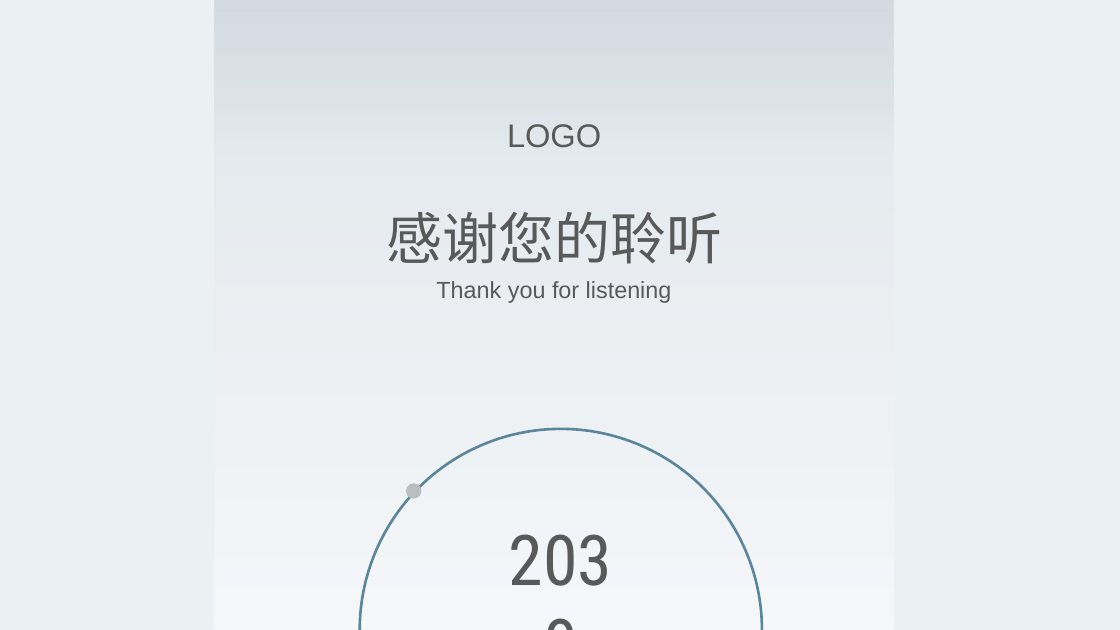
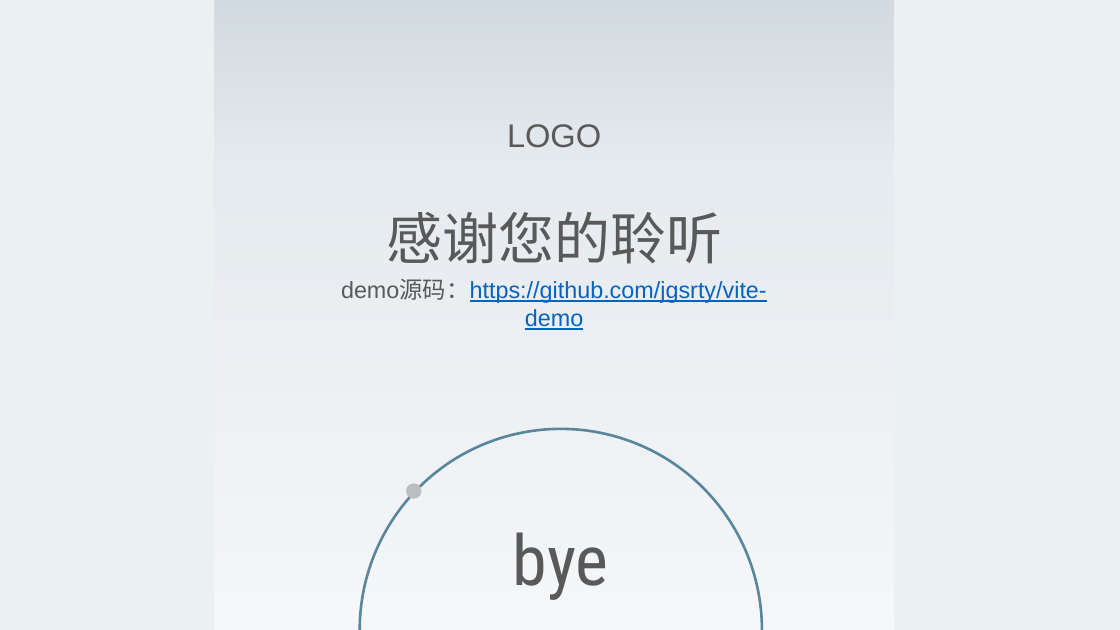
Before and after one commit to jgsrty/vite-demo, a slide deck: slide 14 of rty-share-2020-07-31.pptx (slide 24 before the commit). Drawn at 1120x630 pixels with LibreOffice and Linux fonts; fonts in the diff are those of the drawing. Boxes give left, top, right and bottom in pixels: in the first picture for what was removed or moved away, otherwise in the second. Text is boxed around its words. In the diff, an @@ line names an element or a change of style, - is before the commit and + after.

```diff
--- a/rty-share-2020-07-31.pptx
+++ b/rty-share-2020-07-31.pptx
@@ text at box(341, 279, 767, 330): text changed; text colour #595959 to #0563C1 @@
-Thank you for listening
+demo源码：https://github.com/jgsrty/vite-demo
@@ text at box(513, 532, 609, 600): text changed @@
-2030
+bye
```
Also in this commit, not shown: 5 other slides changed, 6 slides added, 16 slides removed, 2 other files.
